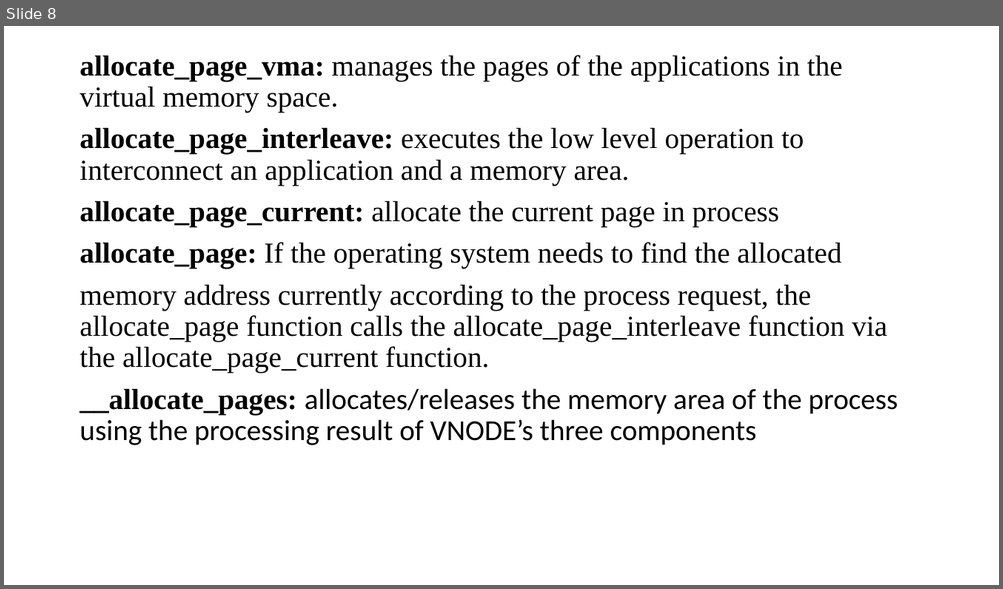
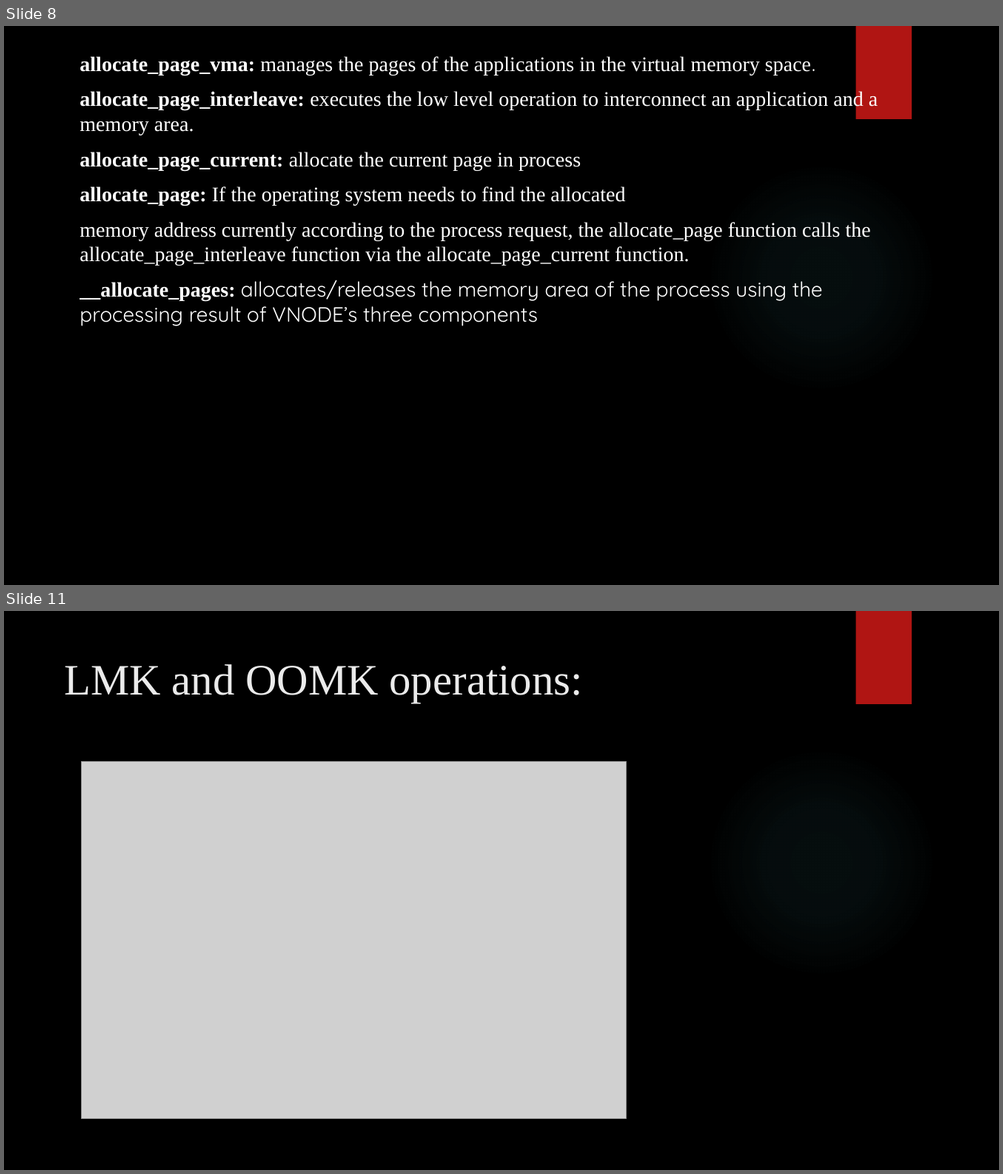
Before and after one commit to chaitanya-40/Virtual-Nodes-Partitioning-to-improve-performance-in-mobile-platform, a slide deck: presentation paper.pptx. Shown one above the other, each under a label of ours: slide 8 before the commit, slides 8 and 11 after it; the slides between them are not shown. The pictures are 1003x589 and 1003x1174 pixels, drawn with LibreOffice and Linux fonts; fonts in the diff are those of the drawing; grey boxes stand for pictures; background and template pictures are left out. Boxes give left, top, right and bottom in pixels: in the first picture for what was removed or moved away, otherwise in the second. Text is boxed around its words. In the diff, an @@ line names an element or a change of style, - is before the commit and + after.

```diff
--- a/presentation paper.pptx
+++ b/presentation paper.pptx
@@ slide 11 added at box(4, 611, 999, 1170), background picture (left out); not listed: 2 template elements that a slide beside it also shows @@
@@ title added at box(64, 664, 583, 703), 42 pt, text #EBEBEB @@
+LMK and OOMK operations:
@@ picture added at box(81, 762, 626, 1119) @@
@@ slide 8 changed as well @@
@@ background #FFFFFF to picture (left out) @@
@@ text "allocate_page_vma: manages the pages of ..." at box(79, 56, 877, 326): size 28 to 20 pt, text colour #000000 to #FFFFFF; font Calibri to Quicksand in "space.", "allocates/releases the memory area of the process ..."; line spacing 0.9 to 1 @@
@@ rectangle added at box(855, 26, 911, 119), fill #B01513 @@
@@ ellipse added at box(706, 163, 936, 392), fill gradient #50B9C1 @@
```
Also in this commit, not shown: 7 other slides changed, 4 other slides added, 1 slide removed.
